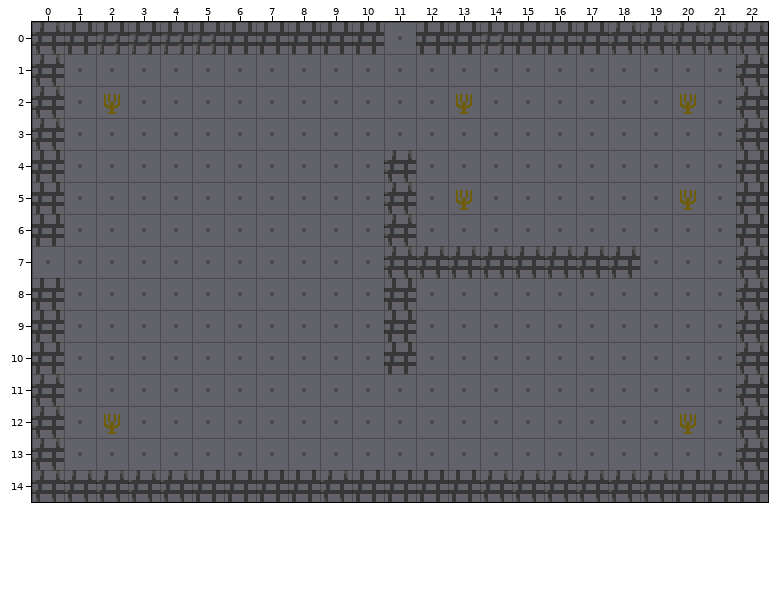
An edit to a level. Tiled map, assets/rooms/hab7.tmx. Above: the version before the commit.
Cells are 16x16 px. Shown: x 0..22, y 0..14.
After:
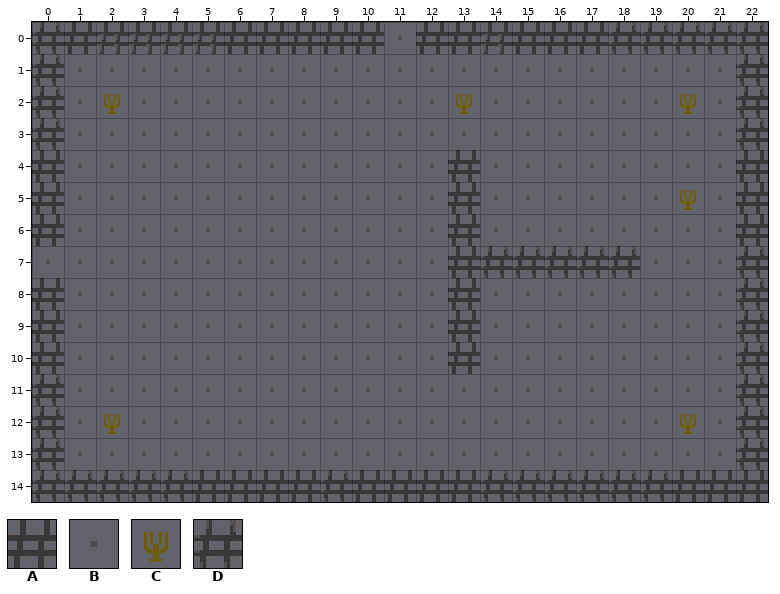
Key: from "tileset": A 0, B 1, C 8, D 9.
_ is an empty cell.
Tiles replaced or removed in this view: A, B, C, D.
Diff:
Changed rows in their new state; . is an unchanged cell.
Layer "Capa de patrones 1":
first column x 11:
 4 B.A
 5 B.A
 6 B.A
 7 BBA
 8 B.A
 9 B.A
10 B.A
Pixel boxes of the changes (left, top, right, bottom) in both pictures:
changed: (384, 150, 480, 374)
